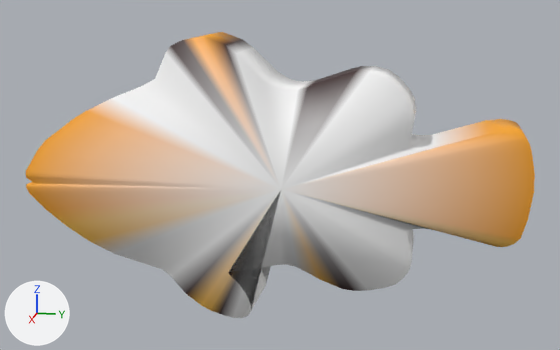
A saved change to the glTF model pack/clownfish/clownfish.glb.
Rendered twice from a 50 mm camera at (1.486, 0.317, 0.376) aimed at (-0.004, 0.019, 0.003). Lighting does not change. The marker at lower left points along +X, +Y and +Z. The first picture is the older version.

In view in the first picture: 'clownfish'.
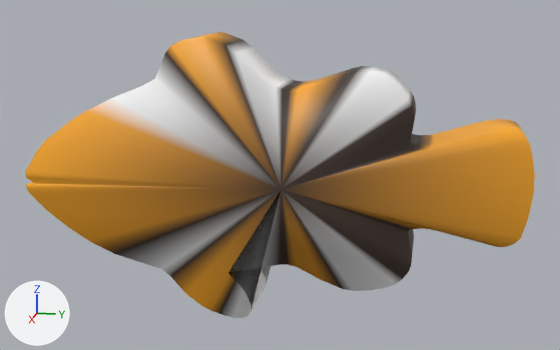
Pixel boxes [x1, y1, x2, y2] of what changed, in the pictures (560 x 350 px):
part 1 of me_clownfish, recoloured (darker): [29, 37, 530, 313] in both

The change, as a list of edits to the scene's bpy script:
```text
Change me_clownfish:
    where me_clownfish.from_pydata(...)  # 192 vertices, 380 faces; spans x -0.07..0.07, y -0.5..0.5, z -0.281..0.282
    used by ob_clownfish; location = (0.0, 0.0, 0.0)
    me_clownfish part 1: 344 faces centred in x -0.07..0.07, y -0.499..0.499, z -0.279..0.281 are repainted in the vertex colours, in many colours
```
